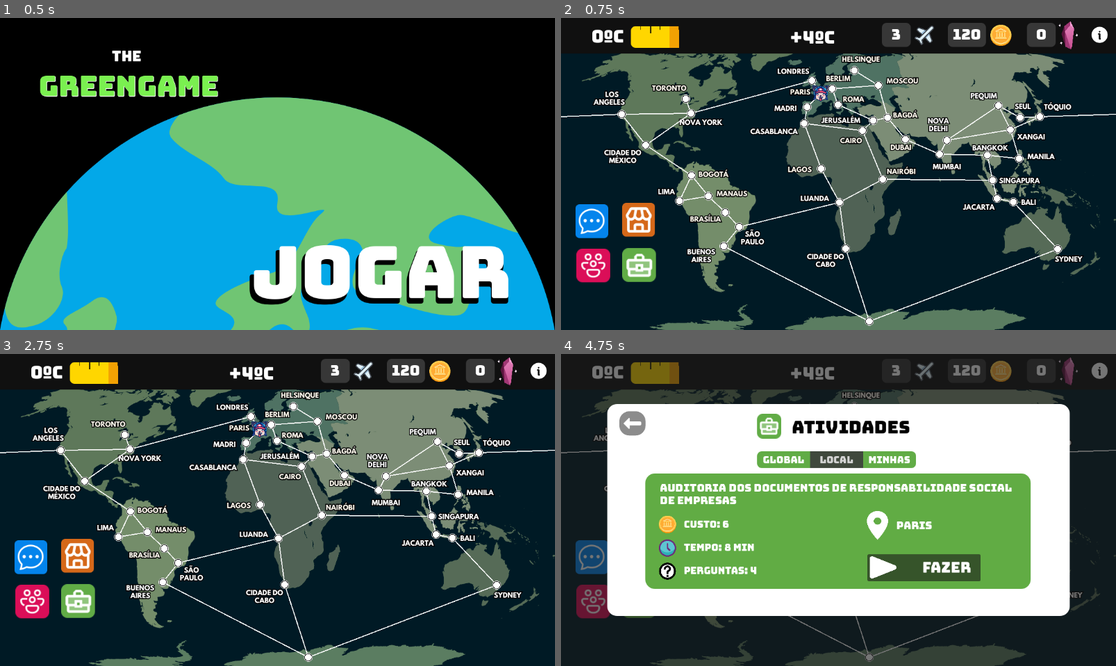
Above: before the commit, frames 1-4 (two rows, left to right).
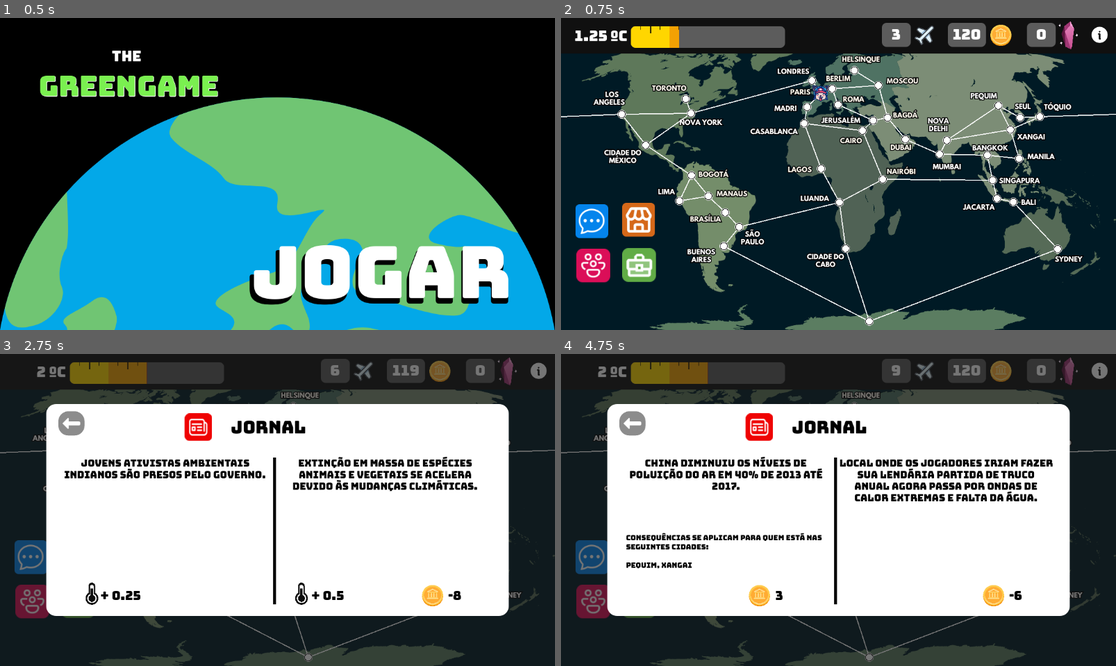
Above: after the commit, the same moments.

Repository: CarolCoCe/GreenGame
Game: Godot game, scene res://Menu/Scenes/menu_start.tscn
Same seed, same stepped clock (60 frames per second), same inputs: the game is played once before the commit and once after it.
Inputs (mouse positions are in pixels of both pictures, inside the frame that each line leads up to):
- Up to frame 1 (0.5 s): no input
- Up to frame 2 (0.75 s): click "JOGAR" at 0.5 s
- Up to frame 3 (2.75 s): click (33, 556) at 1.25 s; click (33, 600) at 2 s
- Up to frame 4 (4.75 s): click (638, 556) at 2.75 s; click (638, 600) at 3.5 s; click (871, 656) at 4.25 s

Frame 1 is identical in both runs. In frame 2, 2.8% of the frame differs, in the area x 2-90%, y 1-10%; in frame 3, 64%, in the area x 0-100%, y 1-100%; in frame 4, 30%.

Commit message:
fix: termometro

Diff:
--- a/main/scene/main.tscn
+++ b/main/scene/main.tscn
@@ -15,6 +15,7 @@
 [ext_resource type="Texture2D" uid="uid://dnnawuio3n54y" path="res://assets/termometro.png" id="13_ucqvj"]
 [ext_resource type="PackedScene" uid="uid://bemq4w1sjg5wy" path="res://Alerts/painel_no_money_to_activity.tscn" id="14_aur3v"]
 [ext_resource type="PackedScene" uid="uid://kp3ag6exrchi" path="res://activity/scenes/painel_activity.tscn" id="14_crgxr"]
+[ext_resource type="Texture2D" uid="uid://s2l2lovcexa1" path="res://assets/backgrounds/under-bar.png" id="14_ffqmr"]
 [ext_resource type="PackedScene" uid="uid://d2if82ws416i5" path="res://Alerts/painel_plane_alert.tscn" id="14_nfkeb"]
 [ext_resource type="PackedScene" uid="uid://bcl7rinykxawp" path="res://jornal/scenes/painel_jornal.tscn" id="15_0ef5n"]
 [ext_resource type="PackedScene" uid="uid://d223mj1vryymg" path="res://questions/scenes/painel_questions.tscn" id="15_batjv"]
@@ -24,7 +25,7 @@
 [ext_resource type="Texture2D" uid="uid://d3ntdeuer32wg" path="res://assets/buttons/icon-chat.png" id="20_gtdvr"]
 
 [sub_resource type="StyleBoxFlat" id="StyleBoxFlat_v0tia"]
-bg_color = Color(1, 1, 1, 0.164706)
+bg_color = Color(0.85098, 0.85098, 0.85098, 0.380392)
 corner_radius_top_left = 10
 corner_radius_top_right = 10
 corner_radius_bottom_right = 10
@@ -58,7 +59,7 @@
 offset_bottom = 74.0
 
 [node name="Timer" type="Timer" parent="."]
-wait_time = 230.0
+wait_time = 2.0
 autostart = true
 
 [node name="Label-plane" type="Label" parent="."]
@@ -109,23 +110,16 @@
 scale = Vector2(0.148047, 0.118359)
 texture = ExtResource("6_8k8il")
 
-[node name="Label -temp-max" type="Label" parent="."]
-offset_left = 475.0
-offset_top = 22.0
-offset_right = 569.0
-offset_bottom = 59.0
-theme_override_fonts/font = ExtResource("3_rt5r6")
-theme_override_font_sizes/font_size = 36
-text = "+4ºC"
-
-[node name="Label -temp-min" type="Label" parent="."]
-offset_left = 63.0
-offset_top = 20.0
-offset_right = 136.0
-offset_bottom = 57.0
-theme_override_fonts/font = ExtResource("3_rt5r6")
-theme_override_font_sizes/font_size = 36
-text = "0ºC"
+[node name="Label -temp" type="Label" parent="."]
+offset_left = 19.0
+offset_top = 19.0
+offset_right = 137.0
+offset_bottom = 56.0
+theme_override_fonts/font = ExtResource("3_rt5r6")
+theme_override_font_sizes/font_size = 30
+text = "1.25 ºC"
+horizontal_alignment = 2
+vertical_alignment = 1
 
 [node name="Button-mini-tutorial" type="Button" parent="."]
 offset_left = 1098.0
@@ -209,6 +203,7 @@
 max_value = 4.0
 step = 0.125
 value = 1.25
+texture_under = ExtResource("14_ffqmr")
 texture_progress = ExtResource("13_ucqvj")
 
 [node name="painel_jornal" parent="." instance=ExtResource("15_0ef5n")]
@@ -238,3 +233,4 @@
 [connection signal="timeout" from="Timer" to="." method="_on_timer_timeout_rodada"]
 [connection signal="pressed" from="Button-mini-tutorial" to="." method="_on_buttonminitutorial_pressed"]
 [connection signal="pressed" from="Button-activity" to="." method="_on_activity_list_button_pressed"]
+[connection signal="value_changed" from="Termometro" to="." method="_on_termometro_value_changed"]
--- a/main/scripts/main.gd
+++ b/main/scripts/main.gd
@@ -142,3 +142,7 @@
 
 func _on_buttonminitutorial_pressed():
 	$"Mini-tutorial".visible = true
+
+
+func _on_termometro_value_changed(value):
+	$"Label -temp".text = str(value) + " ºC"
--- a/project.godot
+++ b/project.godot
@@ -32,4 +32,4 @@
 
 [rendering]
 
-renderer/rendering_method="mobile"
+renderer/rendering_method="gl_compatibility"
Binary file added: assets/backgrounds/under-bar.png
Not shown, added: assets/backgrounds/under-bar.png.import
Not shown: 1 places in main/scene/main.tscn that only renumber resources
